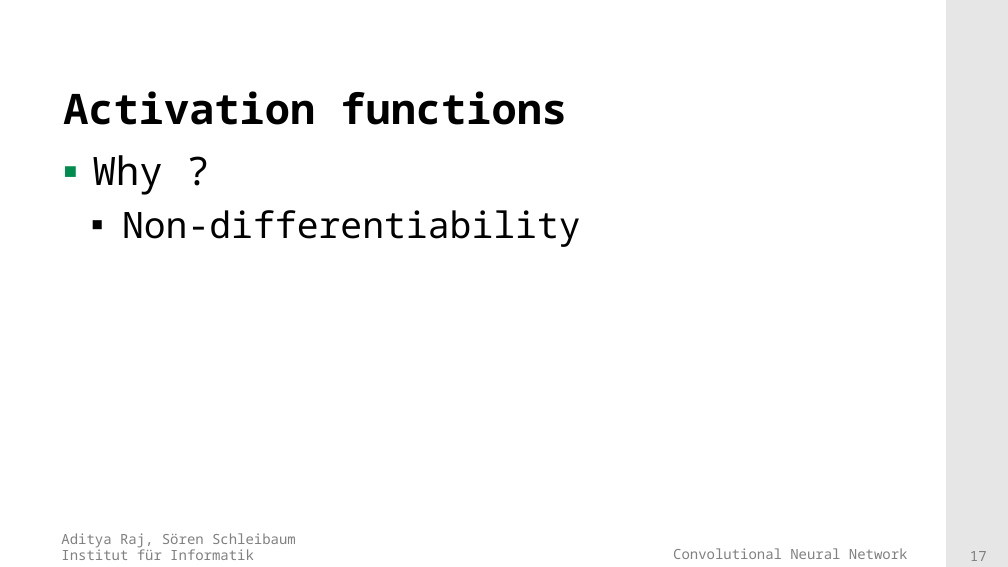
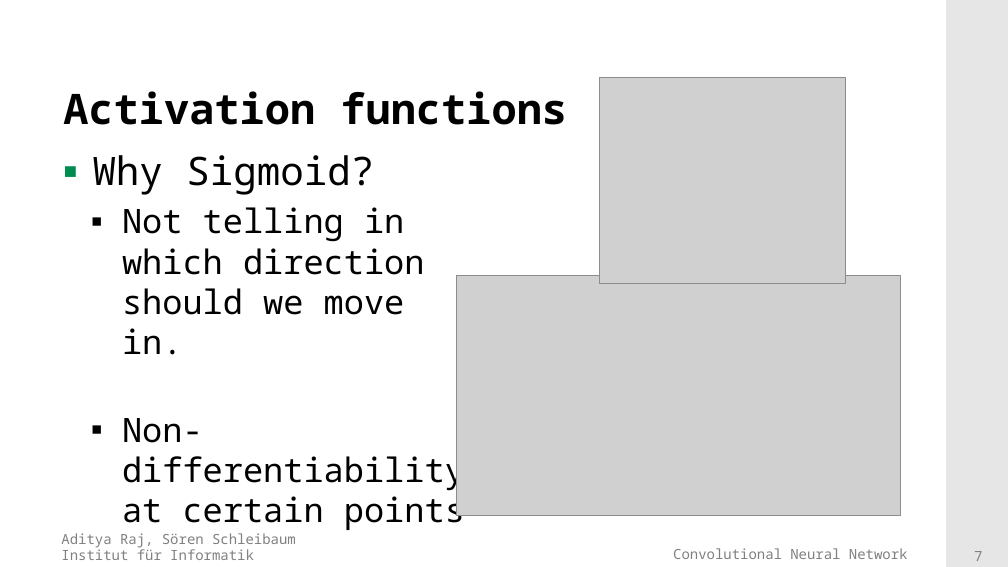
Before and after one commit to adityaraj52/ConvNet, a slide deck: slide 7 of PresentationsAndTalk/Presentation.pptx (slide 17 before the commit). Drawn at 1008x567 pixels with LibreOffice and Linux fonts; fonts in the diff are those of the drawing; grey boxes stand for pictures; background and template pictures are left out. Boxes give left, top, right and bottom in pixels: in the first picture for what was removed or moved away, otherwise in the second. Text is boxed around its words. In the diff, an @@ line names an element or a change of style, - is before the commit and + after.

```diff
--- a/PresentationsAndTalk/Presentation.pptx
+++ b/PresentationsAndTalk/Presentation.pptx
@@ picture added at <box>599,78,845,284</box> @@
@@ text at <box>93,155,465,530</box>: text changed; size 26 to 24 pt @@
-▪ Why ?
-  ▪ Non-differentiability
+▪ Why Sigmoid?
+  ▪ Not telling in which direction should we move in.
+  ▪ Non-differentiability at certain points
@@ picture added at <box>457,276,901,516</box> @@
@@ page number at <box>974,551,982,561</box>: text changed @@
-17
+7
```
Also in this commit, not shown: 2 slides added, 1 slide removed.
